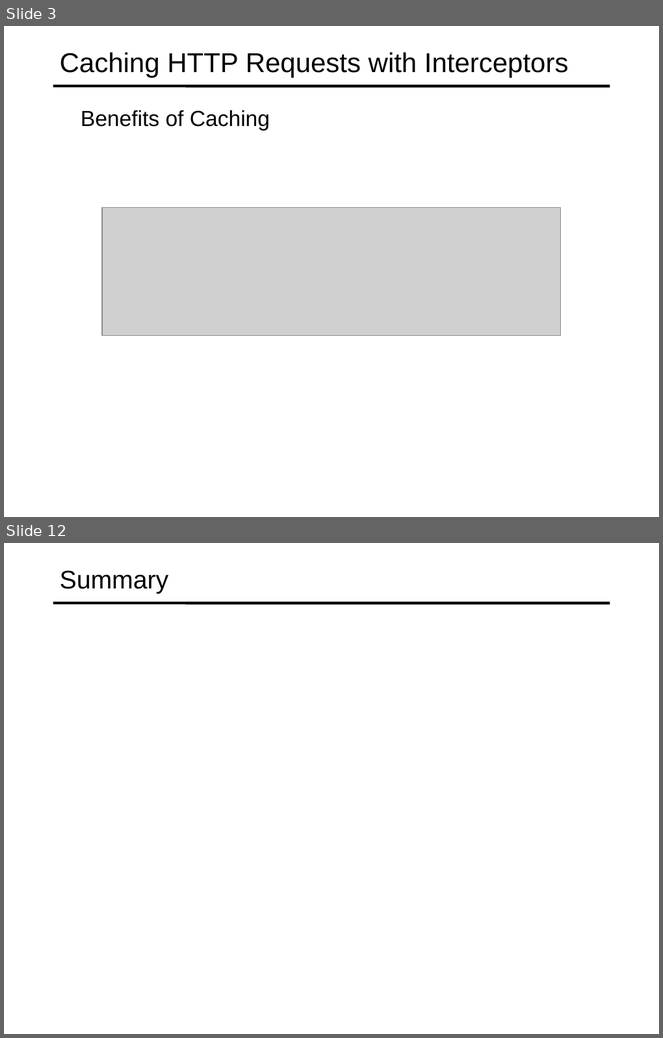
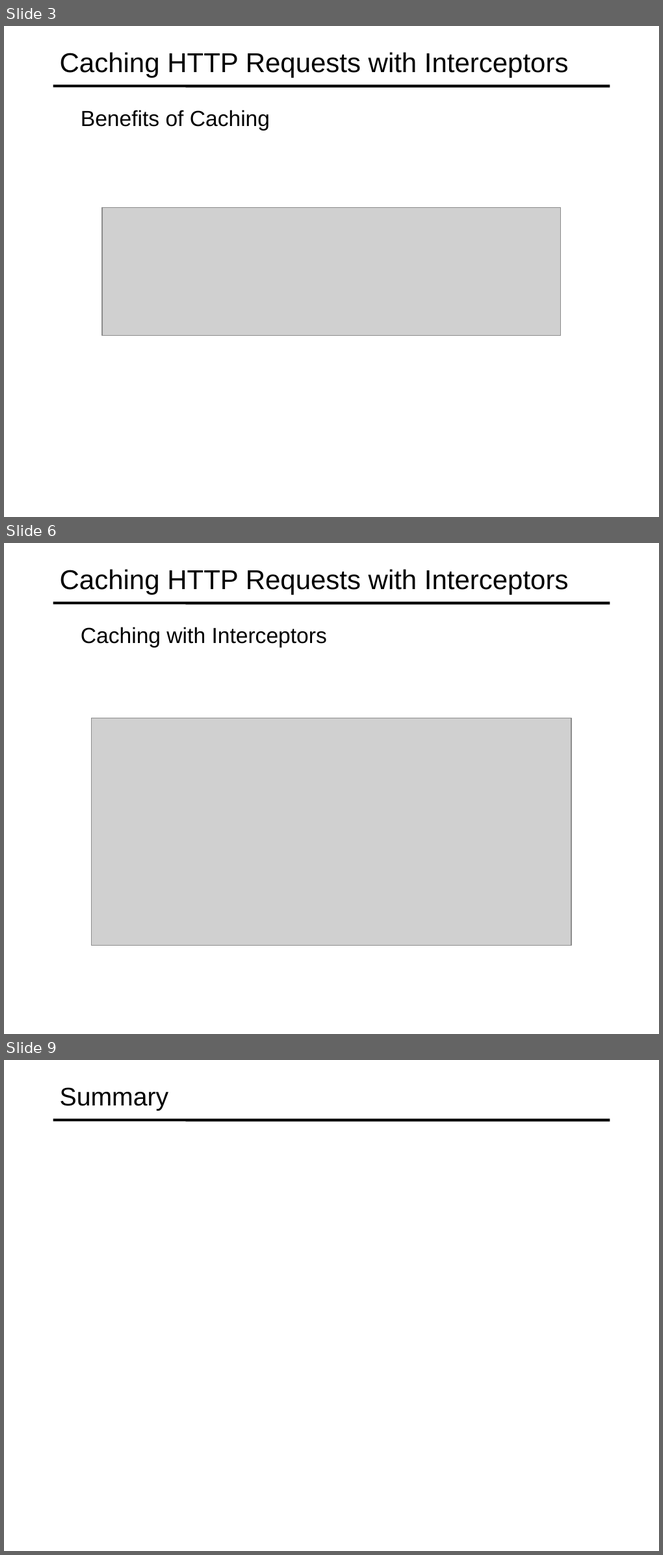
Before and after one commit to specter01wj/Jago_Link_Training, a slide deck: Angular/Angular12/Deep Dive/Angular HTTP Communication/4_Caching_HTTP_Requests_with_Interceptors/L4_Caching_HTTP_Requests_with_Interceptors.ppt. Shown one above the other, each under a label of ours: slides 3 and 12 before the commit, slides 3, 6 and 9 after it; the slides between them are not shown. The pictures are 663x1038 and 663x1555 pixels, drawn with LibreOffice and Linux fonts; fonts in the diff are those of the drawing; grey boxes stand for pictures. Boxes give left, top, right and bottom in pixels: in the first picture for what was removed or moved away, otherwise in the second. Text is boxed around its words. In the diff, an @@ line names an element or a change of style, - is before the commit and + after.

```diff
--- a/Angular/Angular12/Deep Dive/Angular HTTP Communication/4_Caching_HTTP_Requests_with_Interceptors/L4_Caching_HTTP_Requests_with_Interceptors.ppt
+++ b/Angular/Angular12/Deep Dive/Angular HTTP Communication/4_Caching_HTTP_Requests_with_Interceptors/L4_Caching_HTTP_Requests_with_Interceptors.ppt
@@ slide 6 added at [4, 543, 659, 1034], background #FFFFFF; not listed: 1 template element that a slide beside it also shows @@
@@ title added at [60, 569, 569, 594], 30 pt, text #000000 @@
+Caching HTTP Requests with Interceptors
@@ text added at [81, 627, 327, 648], 24 pt, text #000000 @@
+  Caching with Interceptors
@@ picture added at [92, 719, 571, 946] @@
@@ what was slide 12 is now slide 9 @@
```
Also in this commit, not shown: 4 other slides added, 8 slides removed, 1 other file.
